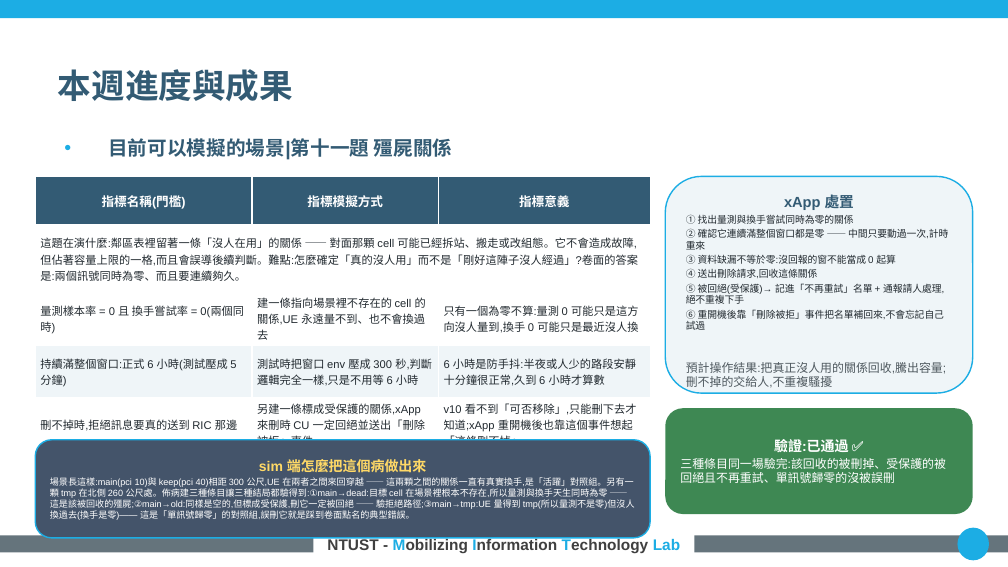
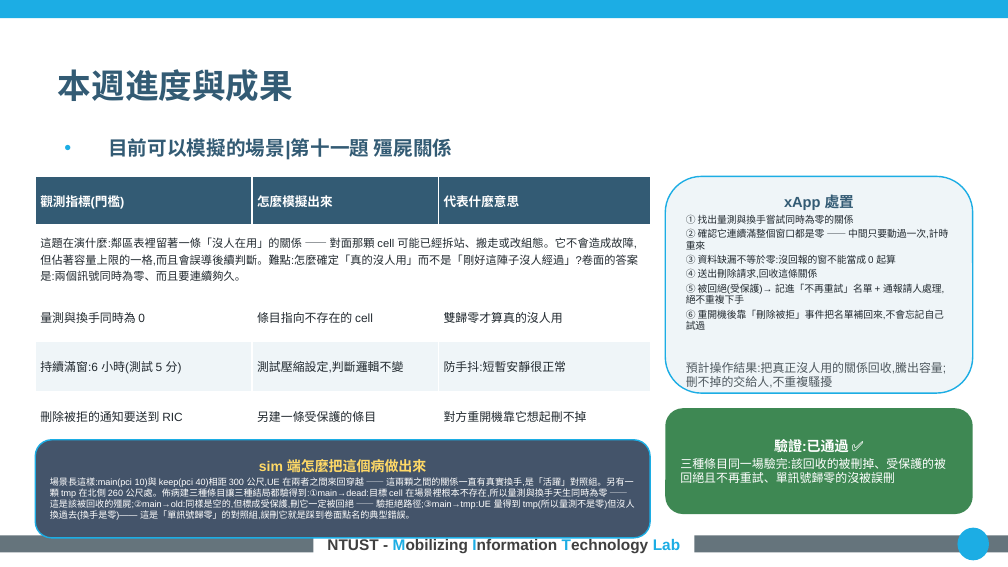
Before and after one commit to kimOuO/RAN-sim-OAI, a slide deck: slide 14 of docs/report/8_27_進度報告_v10十二題.pptx. Drawn at 1008x567 pixels with LibreOffice and Linux fonts; fonts in the diff are those of the drawing; background and template pictures are left out. Boxes give left, top, right and bottom in pixels: in the first picture for what was removed or moved away, otherwise in the second. Text is boxed around its words. In the diff, an @@ line names an element or a change of style, - is before the commit and + after.

```diff
--- a/docs/report/8_27_進度報告_v10十二題.pptx
+++ b/docs/report/8_27_進度報告_v10十二題.pptx
@@ table at bbox=[35, 176, 650, 438] @@
-row 1: 指標名稱(門檻) | 指標模擬方式 | 指標意義
+row 1: 觀測指標(門檻) | 怎麼模擬出來 | 代表什麼意思
-row 3: 量測樣本率 = 0 且 換手嘗試率 = 0(兩個同時) | 建一條指向場景裡不存在的 cell 的關係,UE 永遠量不到、也不會換過去 | 只有一個為零不算:量測 0 可能只是這方向沒人量到,換手 0 可能只是最近沒人換
+row 3: 量測與換手同時為 0 | 條目指向不存在的 cell | 雙歸零才算真的沒人用
-row 4: 持續滿整個窗口:正式 6 小時(測試壓成 5 分鐘) | 測試時把窗口 env 壓成 300 秒,判斷邏輯完全一樣,只是不用等 6 小時 | 6 小時是防手抖:半夜或人少的路段安靜十分鐘很正常,久到 6 小時才算數
+row 4: 持續滿窗:6 小時(測試 5 分) | 測試壓縮設定,判斷邏輯不變 | 防手抖:短暫安靜很正常
-row 5: 刪不掉時,拒絕訊息要真的送到 RIC 那邊 | 另建一條標成受保護的關係,xApp 來刪時 CU 一定回絕並送出「刪除被拒」事件 | v10 看不到「可否移除」,只能刪下去才知道;xApp 重開機後也靠這個事件想起「這條刪不掉」
+row 5: 刪除被拒的通知要送到 RIC | 另建一條受保護的條目 | 對方重開機靠它想起刪不掉
```
Also in this commit, not shown: 11 other slides changed, 1 other file.
